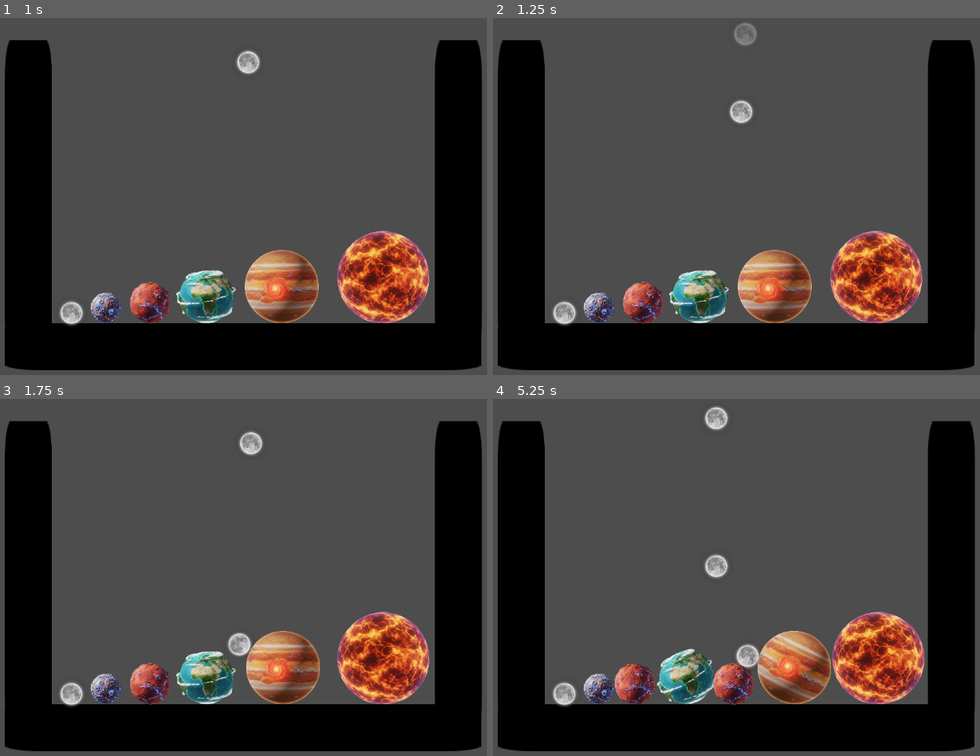
Above: before the commit, frames 1-4 (two rows, left to right).
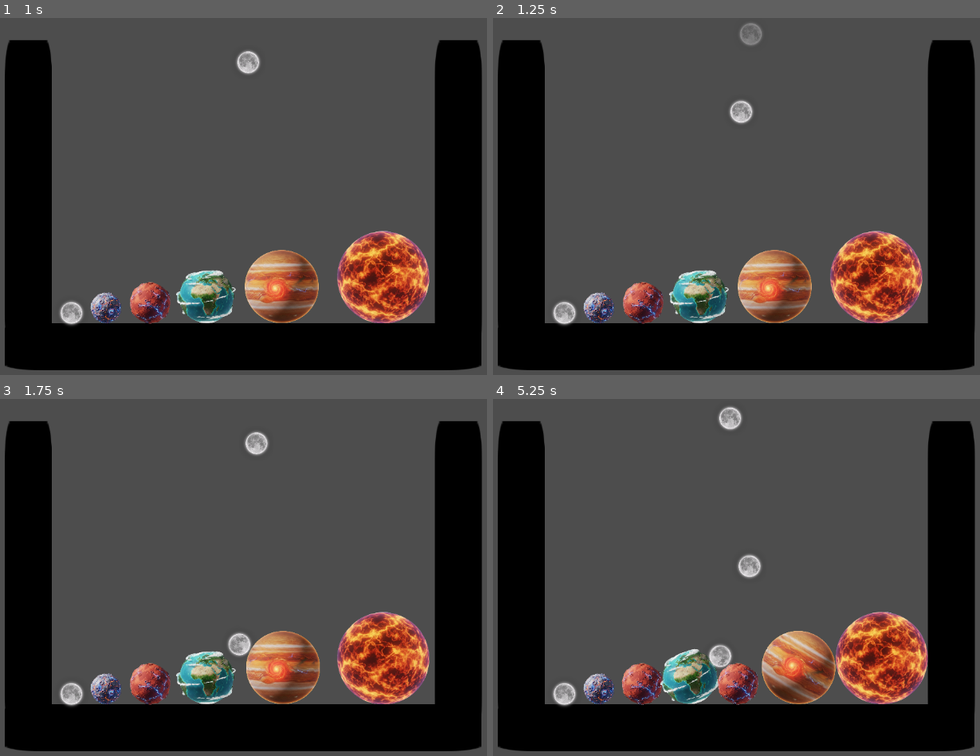
Above: after the commit, the same moments.

Repository: 6thAce/marbel-merger
Game: Godot game, scene res://main.tscn
Same seed, same stepped clock (60 frames per second), same inputs: the game is played once before the commit and once after it. The engine's default icon, where the game draws it, is replaced by a stand-in: a white triangle on a blue panel in a dark square.
Inputs (mouse positions are in pixels of both pictures, inside the frame that each line leads up to):
- Up to frame 1 (1 s): move the mouse to (379, 178) at 0.52 s; hold Right (ui_right) from 0.53 s (still down); tap Space (space) at 0.6 s; click (379, 178) at 0.67 s
- Up to frame 2 (1.25 s): keep holding Right (ui_right)
- Up to frame 3 (1.75 s): move the mouse to (116, 595) at 1.27 s; release Right (ui_right) at 1.28 s; hold Left (ui_left) from 1.28 s (still down); tap Space (space) at 1.35 s; click (116, 595) at 1.42 s
- Up to frame 4 (5.25 s): move the mouse to (799, 498) at 2.02 s; release Left (ui_left) at 2.03 s; hold Right (ui_right) 2.03-3.53 s; tap Space (space) every 0.75 s from 2.1 to 5.1 s; click (799, 498) at 2.17 s; move the mouse to (702, 648) at 2.77 s; click (702, 648) at 2.92 s; move the mouse to (926, 631) at 3.52 s; hold Left (ui_left) from 3.53 s (still down); click (926, 631) at 3.67 s; move the mouse to (541, 523) at 4.27 s; click (541, 523) at 4.42 s; move the mouse to (765, 577) at 5.02 s; click (765, 577) at 5.17 s

Frame 1 is identical in both runs. In frame 2, 0.1% of the frame differs, in the area x 49-56%, y 1-8%; in frame 3, 0.3%; in frame 4, 8.2%, in the area x 18-90%, y 2-86%.

Commit message:
Track last dropped ball X position for preview spawn
Introduces a variable to store the x-position of the last dropped ball and uses it to spawn the next preview ball at the same horizontal location. This change improves continuity in ball placement and may enhance gameplay experience.

Diff:
--- a/main.gd
+++ b/main.gd
@@ -6,7 +6,7 @@
 # Estimated radius (half-width) of the ball in pixels, used for boundary clamping.
 const BALL_RADIUS := 16.0
 
-# NEW: Defines the likelihood of spawning each ball level (0 to 4).
+# Defines the likelihood of spawning each ball level (0 to 4).
 # Level 5 is excluded as it is merge-only.
 # Higher number = higher chance. Total sum is 100.
 # [L0, L1, L2, L3, L4]
@@ -27,10 +27,13 @@
 var preview_ball: RigidBody2D = null
 var can_move := true # Flag to control movement and input processing
 var is_game_over := false # State to track if the game has ended
+var last_drop_x: float = 0.0 # NEW: Stores the x-position of the last dropped ball
 
 func _ready():
 	# Use randomize() to ensure true random ball selection on each run
 	randomize()
+	# NEW: Initialize last drop position to the spawner's x position
+	last_drop_x = spawner.position.x
 	spawn_preview()
 
 # =========================
@@ -77,7 +80,9 @@
 	# The chosen index (0-4) corresponds to the ball scene in the array
 	var BallScene = ball_scenes[chosen_index]
 	preview_ball = BallScene.instantiate()
-	preview_ball.position = spawner.position
+
+	# MODIFIED: Spawn the new ball at the last dropped X position
+	preview_ball.position = Vector2(last_drop_x, spawner.position.y)
 
 	# --- Preview Mode Setup (Ghost-like state) ---
 	preview_ball.freeze = true
@@ -145,6 +150,9 @@
 	preview_ball.set_collision_layer_value(1, true)
 	preview_ball.set_collision_mask_value(1, true)
 
+	# NEW: Store the horizontal position before the ball is detached/freed
+	last_drop_x = preview_ball.position.x
+
 	# 3. Unmark as preview
 	if "is_preview" in preview_ball:
 		preview_ball.is_preview = false
